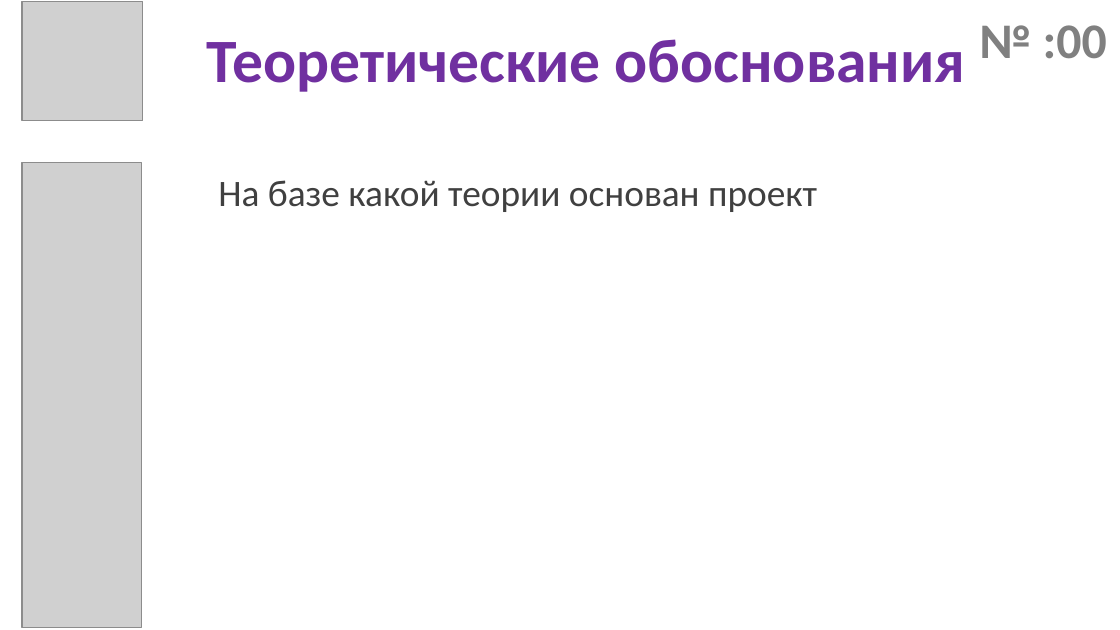
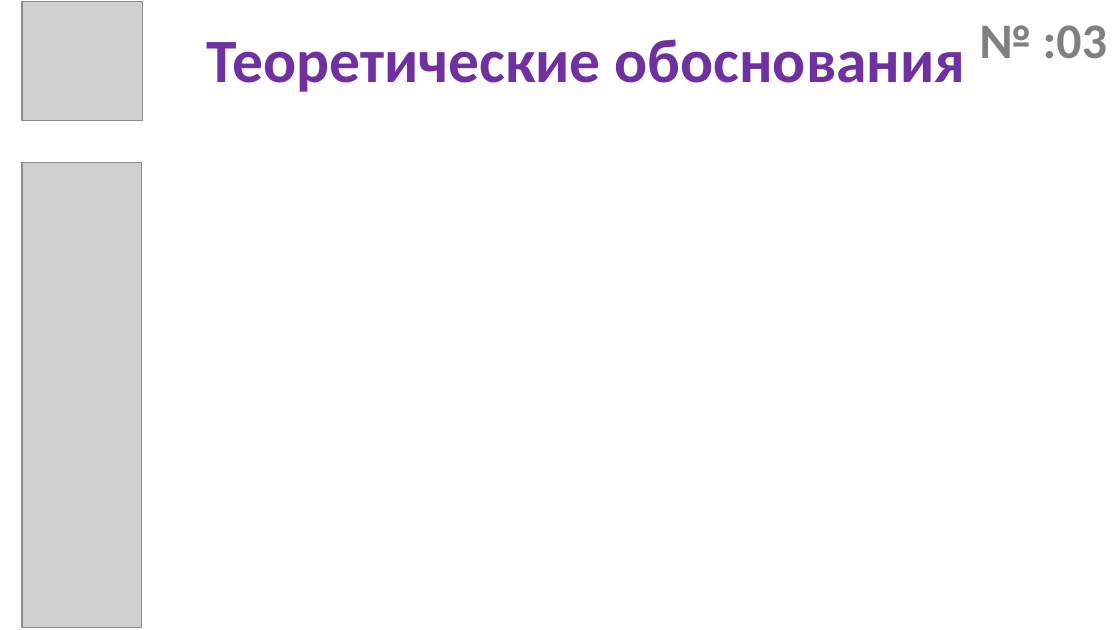
Before and after one commit to dpp-shlyopa-team/Presentation, a slide deck: slide 3 of преза.pptx (slide 4 before the commit). Drawn at 1120x630 pixels with LibreOffice and Linux fonts; fonts in the diff are those of the drawing; grey boxes stand for pictures. Boxes give left, top, right and bottom in pixels: in the first picture for what was removed or moved away, otherwise in the second. Text is boxed around its words. In the diff, an @@ line names an element or a change of style, - is before the commit and + after.

```diff
--- a/преза.pptx
+++ b/преза.pptx
@@ text at [979, 25, 1107, 59]: text changed @@
-№ :00
+№ :03
@@ text removed at [218, 180, 817, 212] @@
-На базе какой теории основан проект
```
Also in this commit, not shown: 8 other slides changed, 5 slides added, 3 slides removed.
